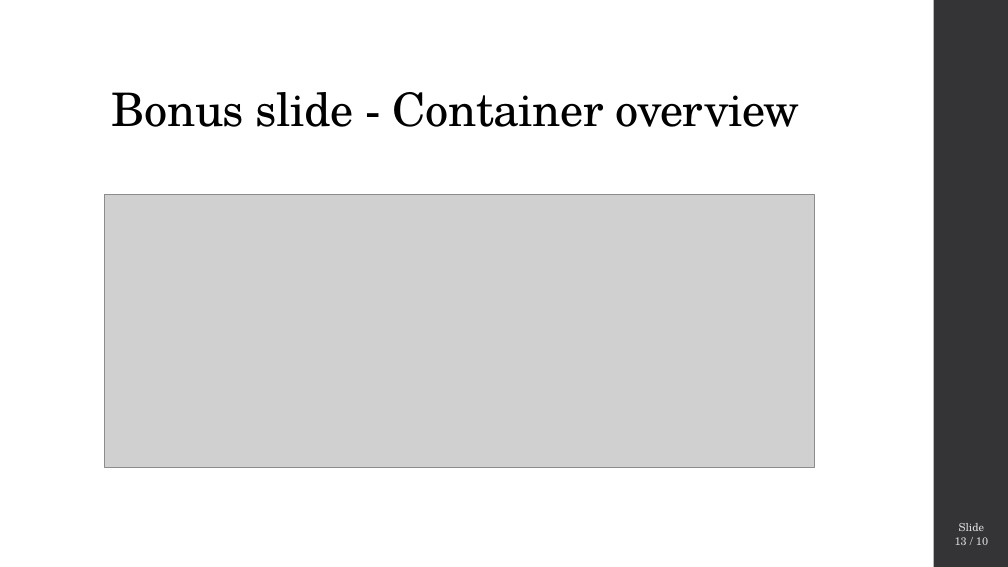
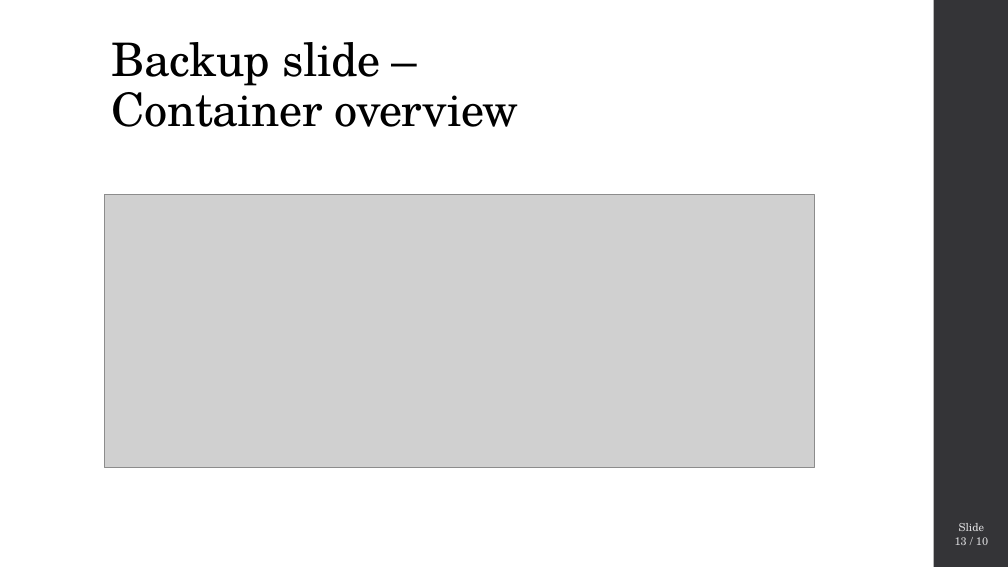
Before and after one commit to gramsimamsi/bachelorThesis, a slide deck: slide 13 of _defense_presentation.pptx. Drawn at 1008x567 pixels with LibreOffice and Linux fonts; fonts in the diff are those of the drawing; grey boxes stand for pictures. Boxes give left, top, right and bottom in pixels: in the first picture for what was removed or moved away, otherwise in the second. Text is boxed around its words. In the diff, an @@ line names an element or a change of style, - is before the commit and + after.

Commit message:
wording update

```diff
--- a/_defense_presentation.pptx
+++ b/_defense_presentation.pptx
@@ title at box(112, 42, 519, 127): text changed @@
-Bonus slide - Container overview
+Backup slide –
+Container overview
```
Also in this commit, not shown: 2 other slides changed.
